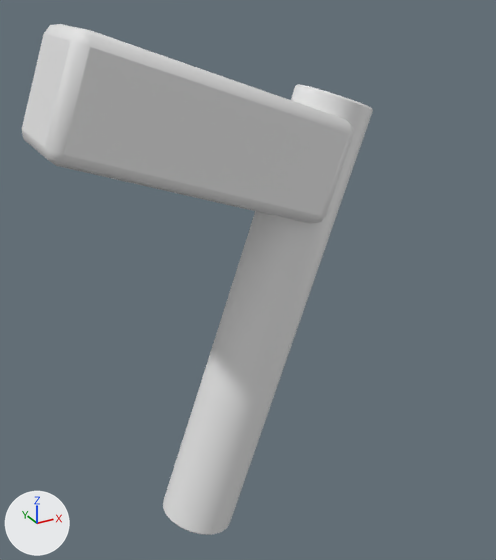
The Blender file assets_src/blend/pickups/powerup_carpenter.blend as it was, and as the next commit left it.
One viewpoint serves both versions: a camera (50 mm lens) standing at (-0.285, -0.494, 0.49) and looking at (-0.004, 0.016, 0.235). The lights are fixed; the arrows at lower left show +X, +Y and +Z. The older version comes first. Materials are left out; every surface is plain grey.

The first picture shows 'Carpenter'.
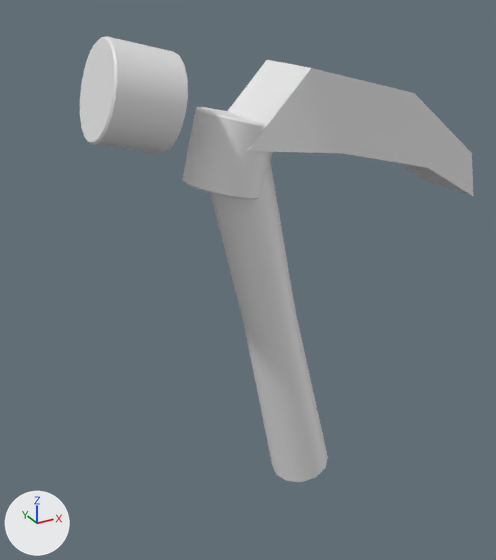
The edits, one by one:
me_cylinder is used by ob_carpenter; location (0.0, 0.0, 0.0).
me_cylinder had 136 vertices, 116 faces and spanned x -0.185..0.104, y -0.045..0.045, z -0.009..0.46.
me_cylinder now has 284 vertices, 232 faces and spans x -0.146..0.218, y -0.038..0.038, z 0.013..0.453.
me_cylinder part 1: the loose piece of 80 vertices spanning x -0.104..0.104, y -0.035..0.035, z -0.009..0.409 is multiplied about its middle by the matrix ((0.897, 0.0, -0.29), (0.0, 0.971, 0.0), (-0.174, 0.0, 0.208)), then moved by (-0.03, 0.0, 0.16).
me_cylinder part 2: the loose piece of 80 vertices spanning x -0.104..0.104, y -0.035..0.035, z -0.009..0.409 is copied, and the copy is multiplied about its middle by the matrix ((-0.205, 0.0, 0.207), (0.0, 1.088, 0.0), (-1.002, 0.0, 0.332)), then moved by (-0.11, 0.0, 0.21); it spans x -0.146..-0.074, y -0.038..0.038, z 0.367..0.453.
me_cylinder part 3: a new loose piece of 88 vertices spanning x -0.032..0.218, y -0.034..0.034, z 0.296..0.427.
me_cylinder part 4: a new loose piece of 36 vertices spanning x -0.057..0.079, y -0.03..0.03, z 0.013..0.386.
Part 5, on me_cylinder:
56 vertices are removed from x -0.185..0.065, y -0.045..0.045, z 0.3..0.46.
54 faces are deleted.

Pixel boxes [x1, y1, x2, y2] of what changed, in the pictures (496 x 560 px; the box of a moved part takes in the faces that stretch with it):
'Carpenter', reshaped (12% wider, 13% shorter)
    before: [22, 24, 373, 535]
    after: [80, 36, 473, 482]
part 1 of me_cylinder, moved or reshaped
    before: [163, 84, 373, 535]
    after: [182, 107, 273, 199]
part 2 of me_cylinder, added
    after: [80, 36, 188, 154]
part 3 of me_cylinder, added
    after: [228, 60, 473, 196]
part 4 of me_cylinder, added
    after: [211, 162, 328, 482]
part 5 of me_cylinder, deleted
    before: [22, 24, 353, 224]
